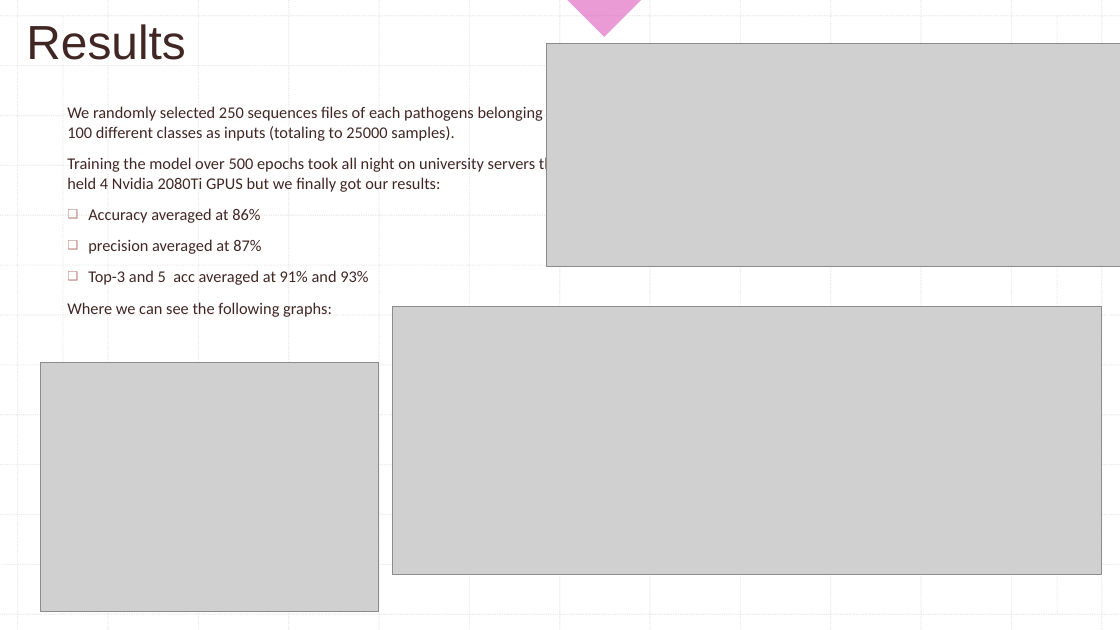
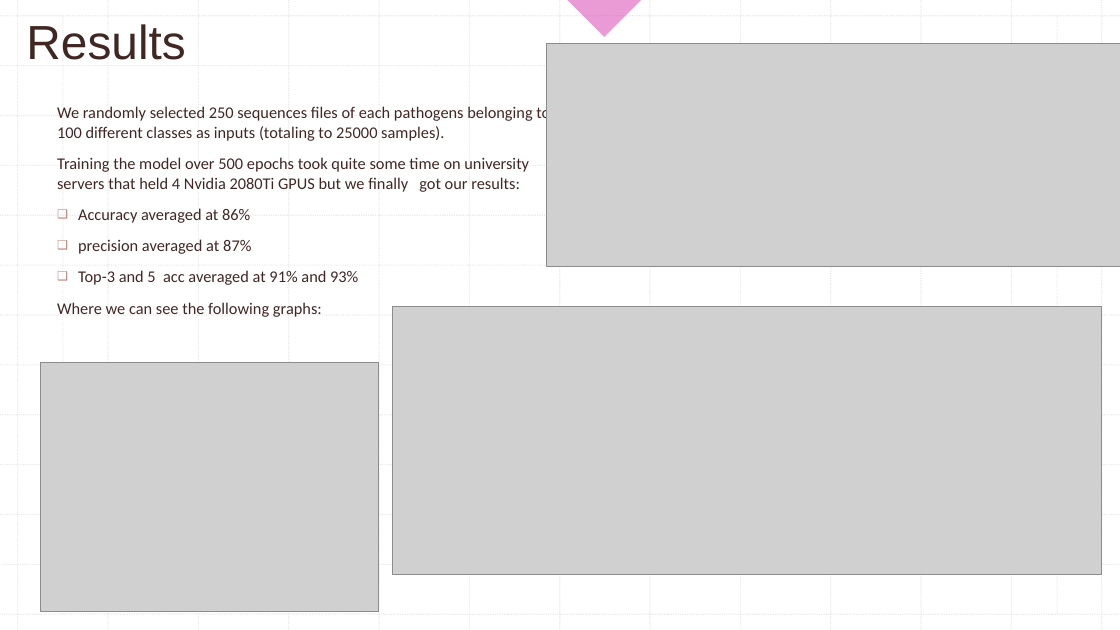
Before and after one commit to roeimichael/DNAclassification, a slide deck: slide 5 of Report/Genomic data classification - Roei and Bar.pptx. Drawn at 1120x630 pixels with LibreOffice and Linux fonts; fonts in the diff are those of the drawing; grey boxes stand for pictures. Boxes give left, top, right and bottom in pixels: in the first picture for what was removed or moved away, otherwise in the second. Text is boxed around its words. In the diff, an @@ line names an element or a change of style, - is before the commit and + after.

Commit message:
final file for presentation

```diff
--- a/Report/Genomic data classification - Roei and Bar.pptx
+++ b/Report/Genomic data classification - Roei and Bar.pptx
@@ text "We randomly selected 250 sequences ...": place and size @@
-text "We randomly selected 250 sequences ..." at <box>67,106,566,317</box>
+text "We randomly selected 250 sequences ..." at <box>57,105,550,317</box>
@@ text at <box>57,157,529,192</box>: text changed @@
-Training the model over 500 epochs took all night on university servers that held 4 Nvidia 2080Ti GPUS but we finally got our results:
+Training the model over 500 epochs took quite some time on university servers that held 4 Nvidia 2080Ti GPUS but we finally got our results:
```
